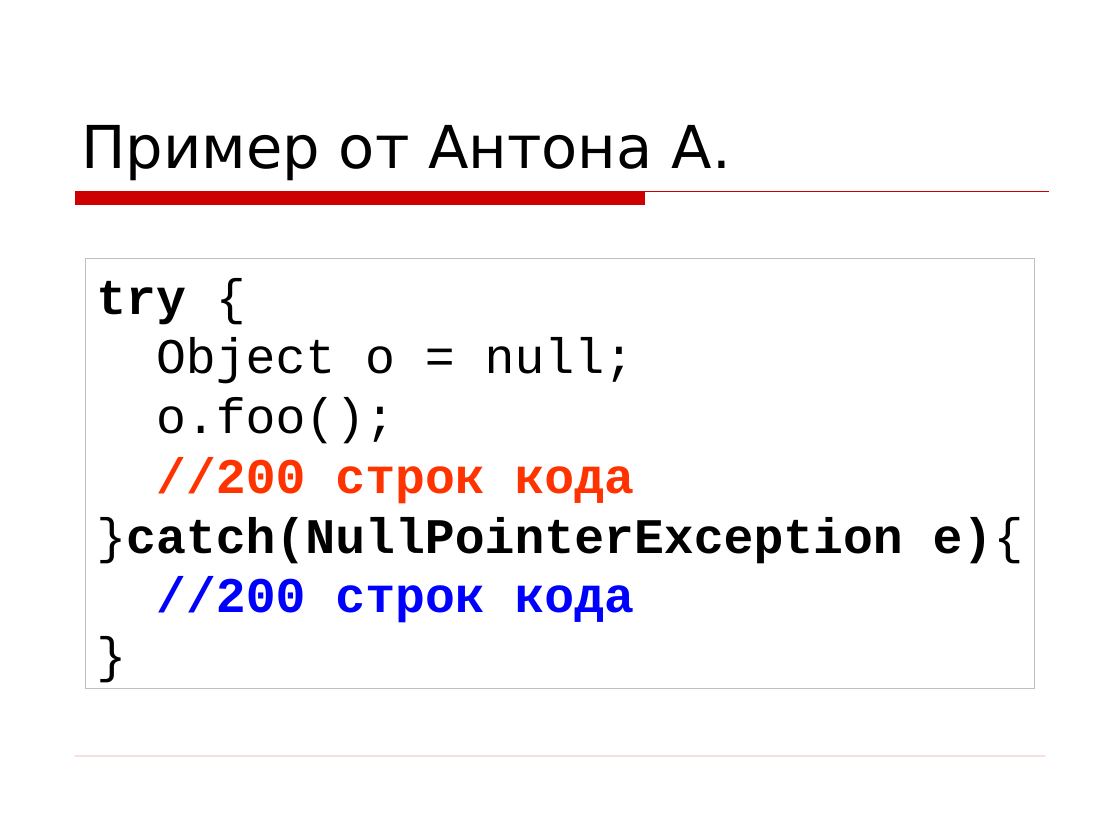
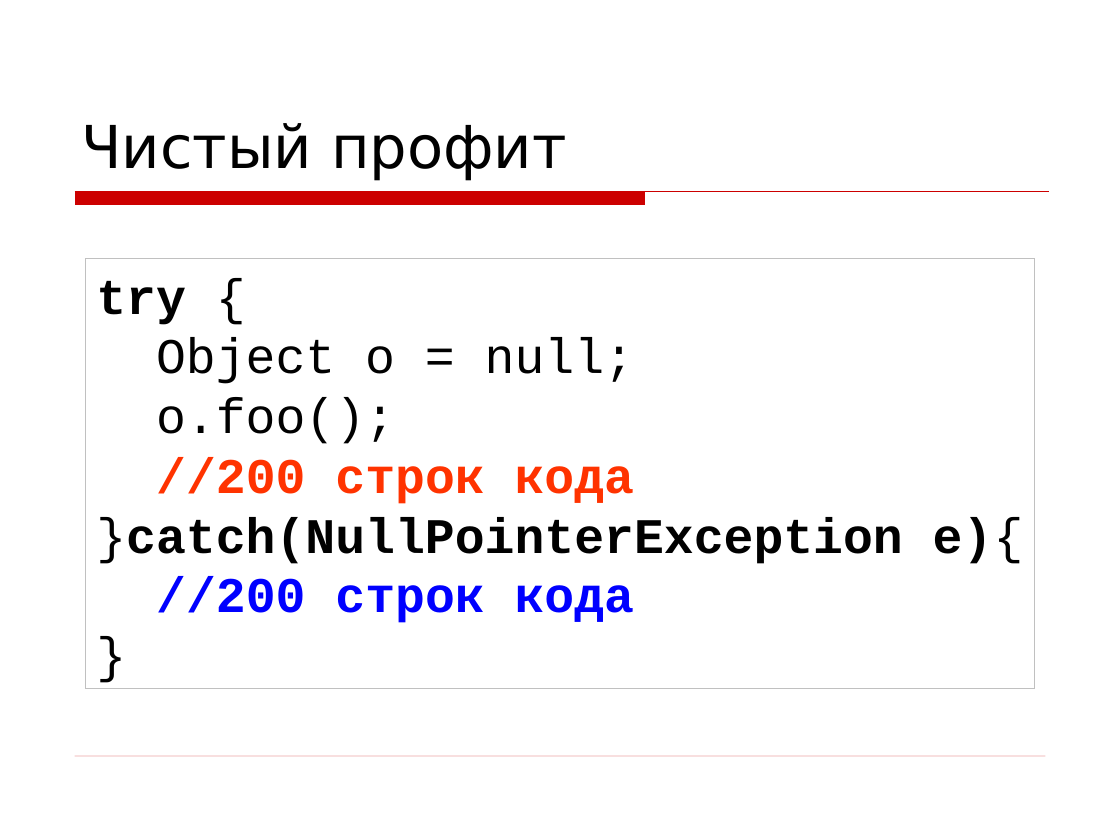
Before and after one commit to asolntsev/presentations, a slide deck: slide 13 of wtf-code/WTF_code.jug-lv.ru.ppt (slide 20 before the commit). Drawn at 1120x840 pixels with LibreOffice and Linux fonts; fonts in the diff are those of the drawing; background and template pictures are left out. Boxes give left, top, right and bottom in pixels: in the first picture for what was removed or moved away, otherwise in the second. Text is boxed around its words. In the diff, an @@ line names an element or a change of style, - is before the commit and + after.

```diff
--- a/wtf-code/WTF_code.jug-lv.ru.ppt
+++ b/wtf-code/WTF_code.jug-lv.ru.ppt
@@ title at <box>81,123,567,181</box>: text changed @@
-Пример от Антона А.
+Чистый профит
```
Also in this commit, not shown: 10 other slides changed, 26 slides removed, 1 other file.
